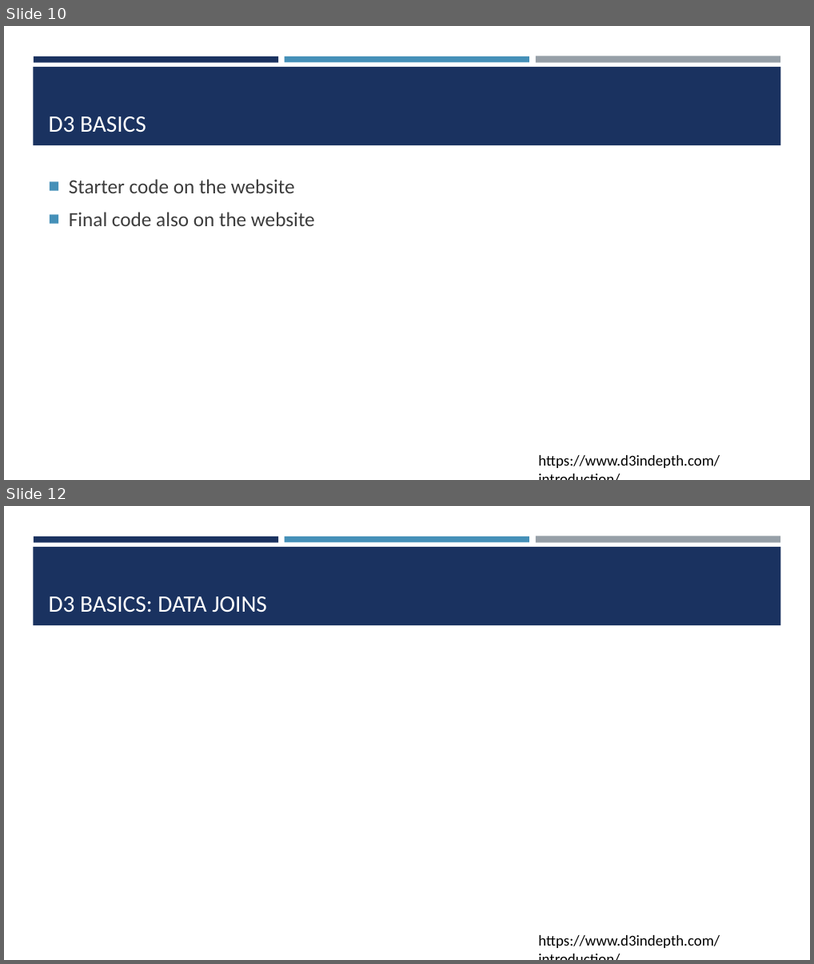
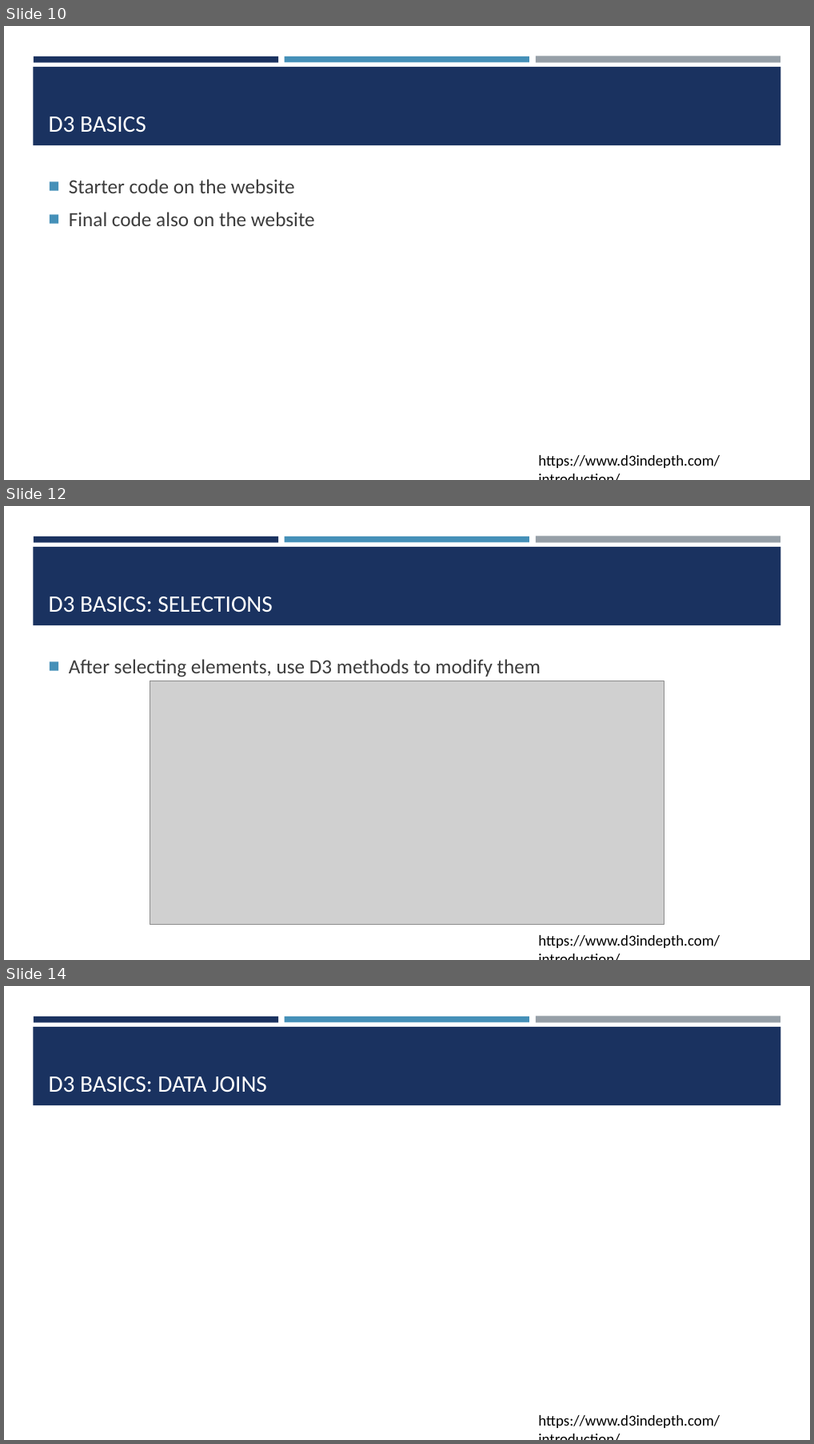
Before and after one commit to amosca01/SDS-CSC235, a slide deck: slides/06-d3.pptx. Shown one above the other, each under a label of ours: slides 10 and 12 before the commit, slides 10, 12 and 14 after it; the slides between them are not shown. The pictures are 814x964 and 814x1444 pixels, drawn with LibreOffice and Linux fonts; fonts in the diff are those of the drawing; grey boxes stand for pictures. Boxes give left, top, right and bottom in pixels: in the first picture for what was removed or moved away, otherwise in the second. Text is boxed around its words. In the diff, an @@ line names an element or a change of style, - is before the commit and + after.

```diff
--- a/slides/06-d3.pptx
+++ b/slides/06-d3.pptx
@@ slide 12 added at bbox=[4, 506, 810, 960], background #FFFFFF; not listed: 4 template elements that a slide beside it also shows @@
@@ title added at bbox=[49, 596, 273, 612], 28 pt, text #FFFFFF @@
+D3 BASICS: SELECTIONS
@@ text added at bbox=[69, 659, 541, 677], 24 pt, text #3D3D3D @@
+■ After selecting elements, use D3 methods to modify them
@@ picture added at bbox=[150, 680, 665, 924] @@
@@ text added at bbox=[538, 935, 720, 948], 18 pt, text #000000 @@
+https://www.d3indepth.com/introduction/
@@ what was slide 12 is now slide 14 @@
```
Also in this commit, not shown: 1 slide changed, 1 other slide added, 12 other files.
